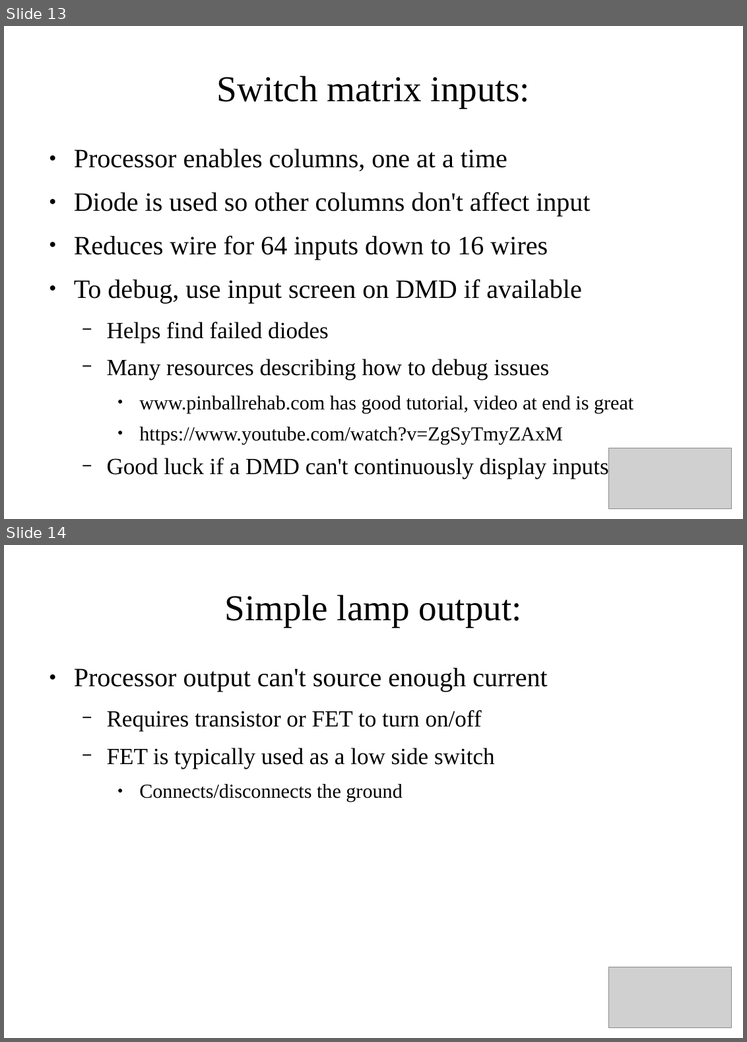
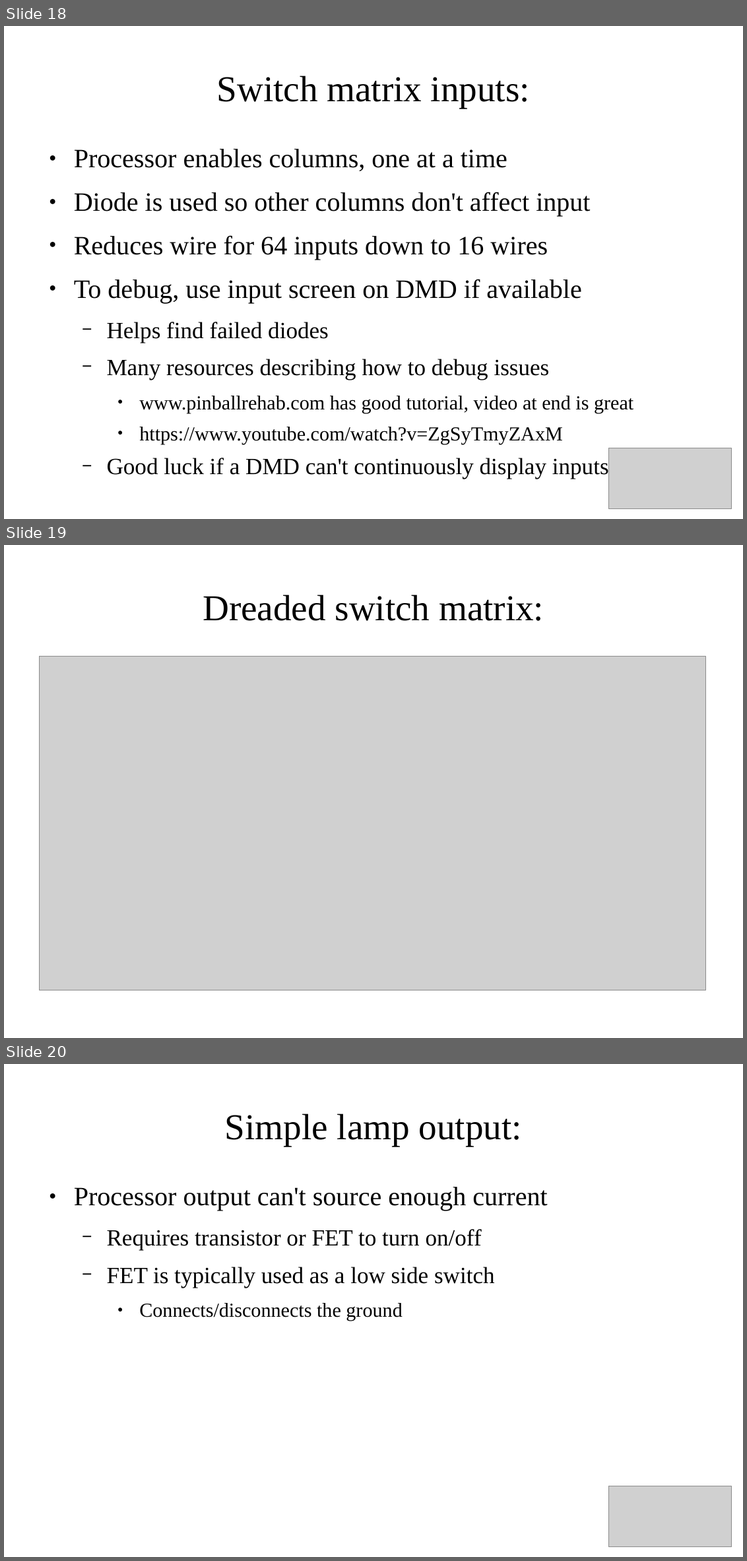
Before and after one commit to krayon/pinball-OPP, a slide deck: Docs/MusingsPresentation.odp. Shown one above the other, each under a label of ours: slides 13 and 14 before the commit, slides 18, 19 and 20 after it. The pictures are 747x1042 and 747x1561 pixels, drawn with LibreOffice and Linux fonts; fonts in the diff are those of the drawing; grey boxes stand for pictures. Boxes give left, top, right and bottom in pixels: in the first picture for what was removed or moved away, otherwise in the second. Text is boxed around its words. In the diff, an @@ line names an element or a change of style, - is before the commit and + after.

Commit message:
Updated slides for Pintastic 2017 talk.  Added pictures.  Grab the slides, now if interested Todd!

```diff
--- a/Docs/MusingsPresentation.odp
+++ b/Docs/MusingsPresentation.odp
@@ slide 19 added at <box>4,545,743,1038</box>, background #FFFFFF @@
@@ title added at <box>203,595,544,621</box>, 37.7 pt, text #000000 @@
+Dreaded switch matrix:
@@ picture added at <box>39,657,706,989</box> @@
@@ what was slide 13 is now slide 18 @@
@@ what was slide 14 is now slide 20 @@
```
Also in this commit, not shown: 10 other slides added, 1 other file.
